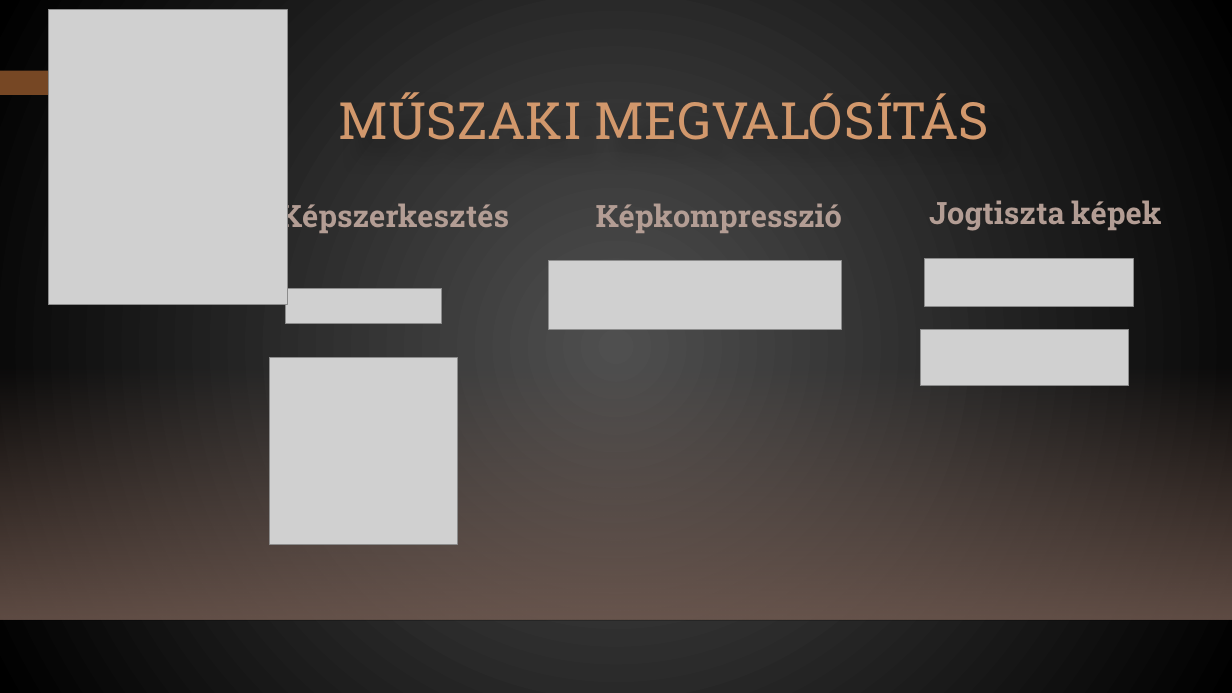
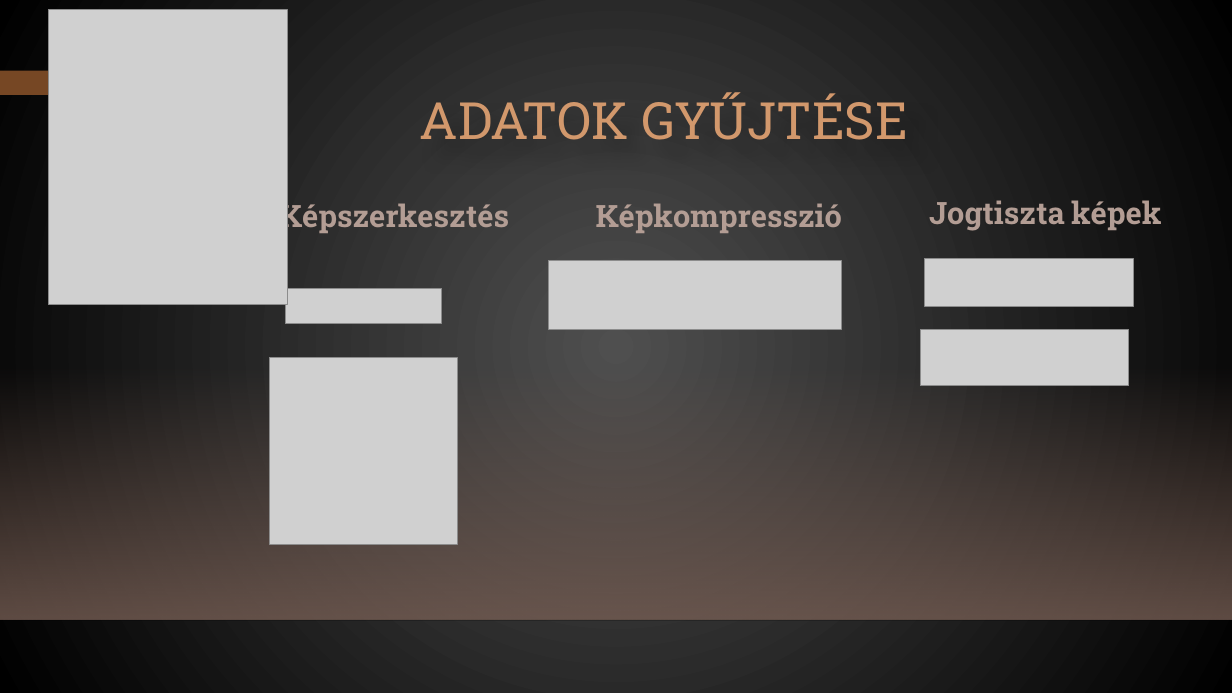
Before and after one commit to DavidIvonn/Bil-Barberz, a slide deck: slide 4 of BIL Barberz.pptx. Drawn at 1232x693 pixels with LibreOffice and Linux fonts; fonts in the diff are those of the drawing; grey boxes stand for pictures; background and template pictures are left out. Boxes give left, top, right and bottom in pixels: in the first picture for what was removed or moved away, otherwise in the second. Text is boxed around its words. In the diff, an @@ line names an element or a change of style, - is before the commit and + after.

```diff
--- a/BIL Barberz.pptx
+++ b/BIL Barberz.pptx
@@ title at box(420, 92, 907, 140): text changed @@
-MŰSZAKI MEGVALÓSÍTÁS
+ADATOK GYŰJTÉSE
```
Also in this commit, not shown: 5 other slides changed.
